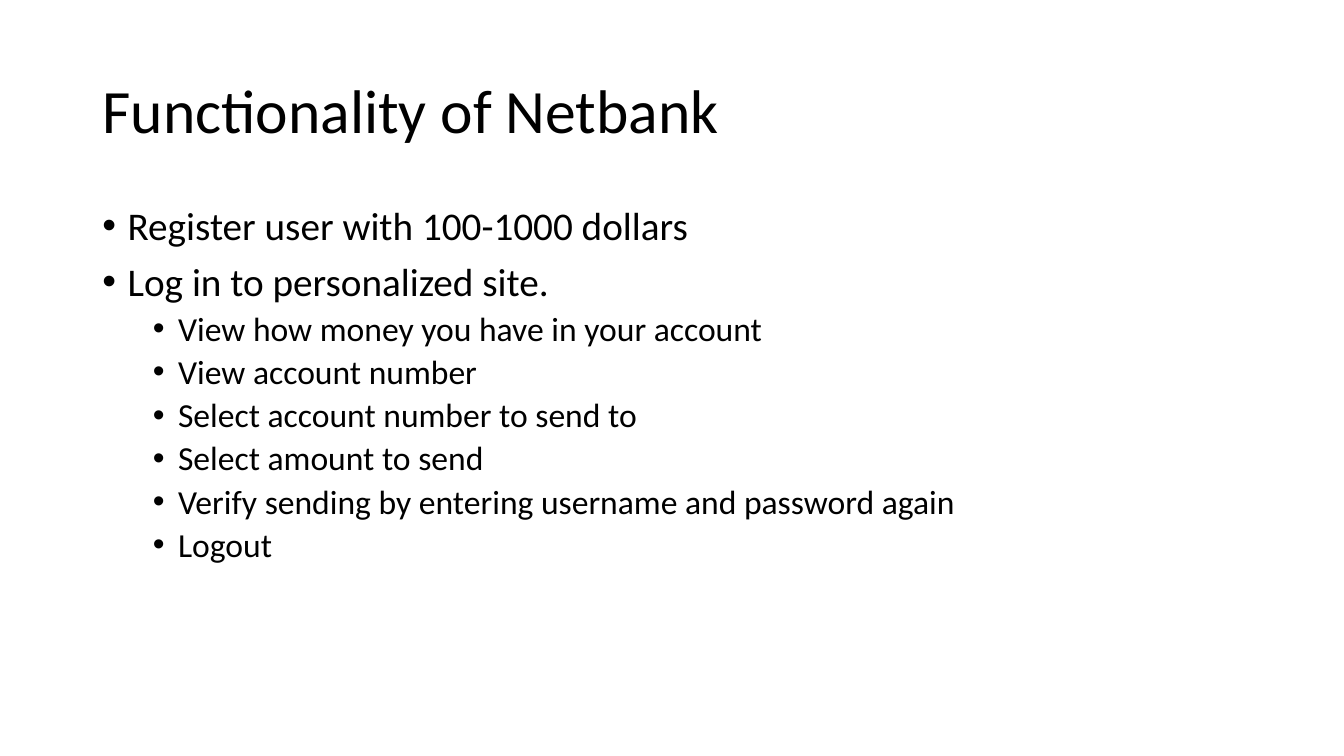
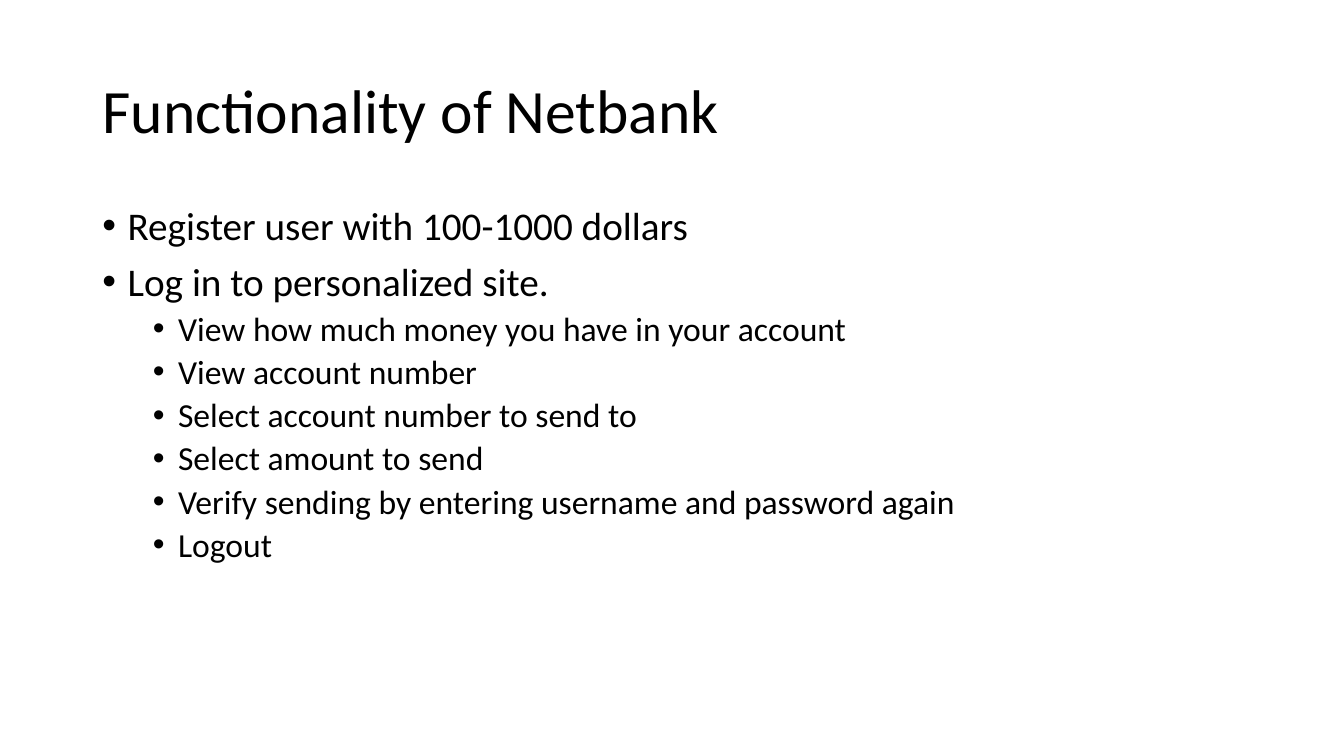
Before and after one commit to jkunnas58/dat250_netbank_fall_2020, a slide deck: slide 4 of Project_report_group_9.pptx. Drawn at 1344x756 pixels with LibreOffice and Linux fonts; fonts in the diff are those of the drawing. Boxes give left, top, right and bottom in pixels: in the first picture for what was removed or moved away, otherwise in the second. Text is boxed around its words. In the diff, an @@ line names an element or a change of style, - is before the commit and + after.

```diff
--- a/Project_report_group_9.pptx
+++ b/Project_report_group_9.pptx
@@ text at [178, 317, 846, 347]: text changed @@
-  • View how money you have in your account
+  • View how much money you have in your account
```
Also in this commit, not shown: 12 other slides changed, 2 other files.
